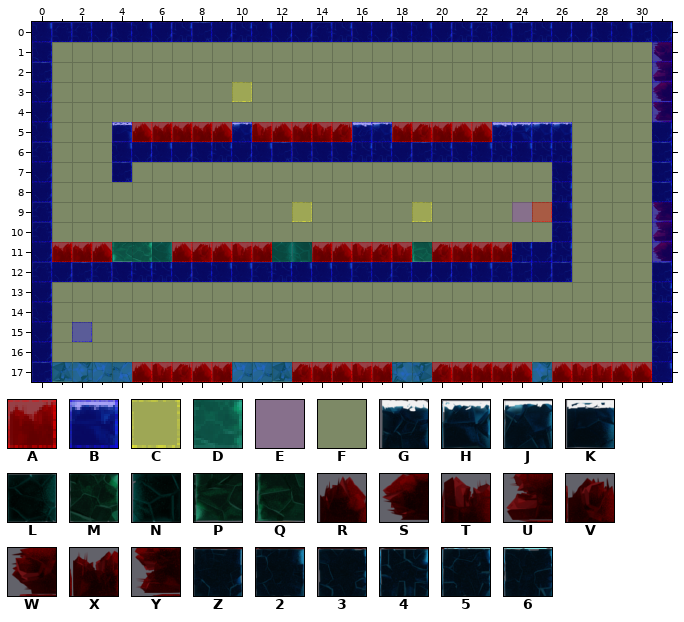
Two states of a Tiled map, Spellington/src/res/map/mapPlains37.tmx. The first picture shows the starting point.
Cells are 50x50 px. Shown: x 0..31, y 0..17.
Key: from "collisionTile": A 0, B 3, C 4, D 6, E 10, F 11; from "frozenPlainsTile": G 0, H 2, J 3, K 5, L 9, M 13, N 20, P 27, Q 28, R 30, S 30 turned 270, T 31, U 31 turned 270, V 32, W 32 turned 270, X 33, Y 33 turned 270, Z 40, 2 41, 3 42, 4 43, 5 44, 6 45.
_ is an empty cell.
Layer "terrain" before, first column x 0:
 0 255Z32Z46Z42ZZ543Z32Z45264ZZ326Z
 1 3______________________________W
 2 6______________________________U
 3 Z______________________________S
 4 Z______________________________Y
 5 2___KRXXXRJTRXTVGJXVXRRGHJJ____Z
 6 5___2Z2Z34Z2633344Z64324244____6
 7 Z___6_____________________3____6
 8 Z_________________________4____6
 9 5_________________________2____Y
10 5_________________________5____U
11 ZXXRPMLRVRTXLNXRTVTQVXXX4Z4____S
12 5Z65344Z322542225Z5ZZ2256Z6____6
13 Z______________________________4
14 3______________________________3
15 Z______________________________Z
Layer "collision" before, first column x 0:
 2 BFFFFFFFFFFFF
 3 BFFFFFFFFFFFF
 4 BFFFFFFFFFFFF
 5 BFFFBAAAAABAA
 6 BFFFBBBBBBBBB
 7 BFFFBFFFFFFFF
 8 BFFFFFFFFFFFF
 9 BFFFFFFFFFFFF
10 BFFFFFFFFFFFF
11 BAAADDDAAAAAD
12 BBBBBBBBBBBBB
13 BFFFFFFFFFFFF
14 BFFFFFFFFFFFF
15 BFFFFFFFFFFFF
The result:
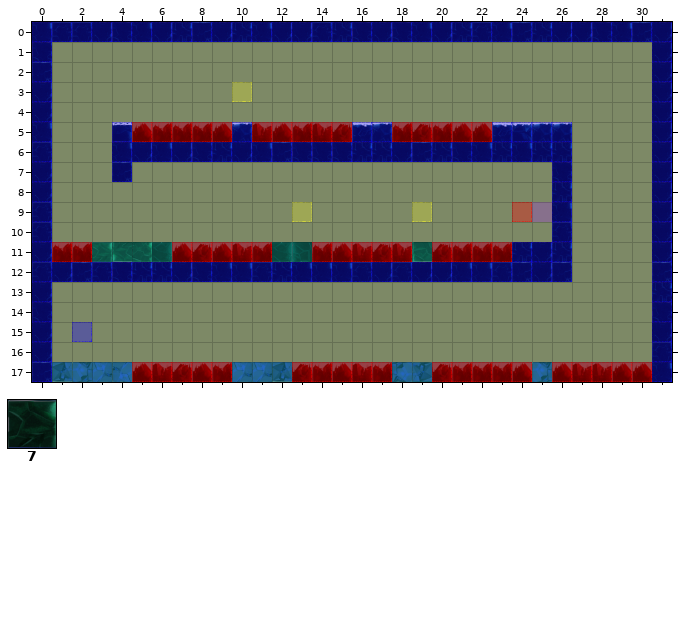
Further tiles: from "frozenPlainsTile": 7 12.
See-through tiles are keyed as they look on the map.
Change:
Changed rows in their new state; . is an unchanged cell.
Layer "terrain":
first column x 3:
 1 ............................Z
 2 ............................Z
 3 ............................Z
 4 ............................Z
 6 ............................Z
 7 ............................Z
 8 ............................Z
 9 ............................Z
10 ............................Z
11 7...........................Z
Layer "collision":
first column x 3:
11 D
Layer "event":
first column x 24:
 9 AE
Where, in picture pixels (left, top, right, bottom), the same in both pictures:
changed: (652, 42, 672, 122)
changed: (652, 142, 672, 262)
changed: (512, 202, 552, 222)
changed: (92, 242, 112, 262)
